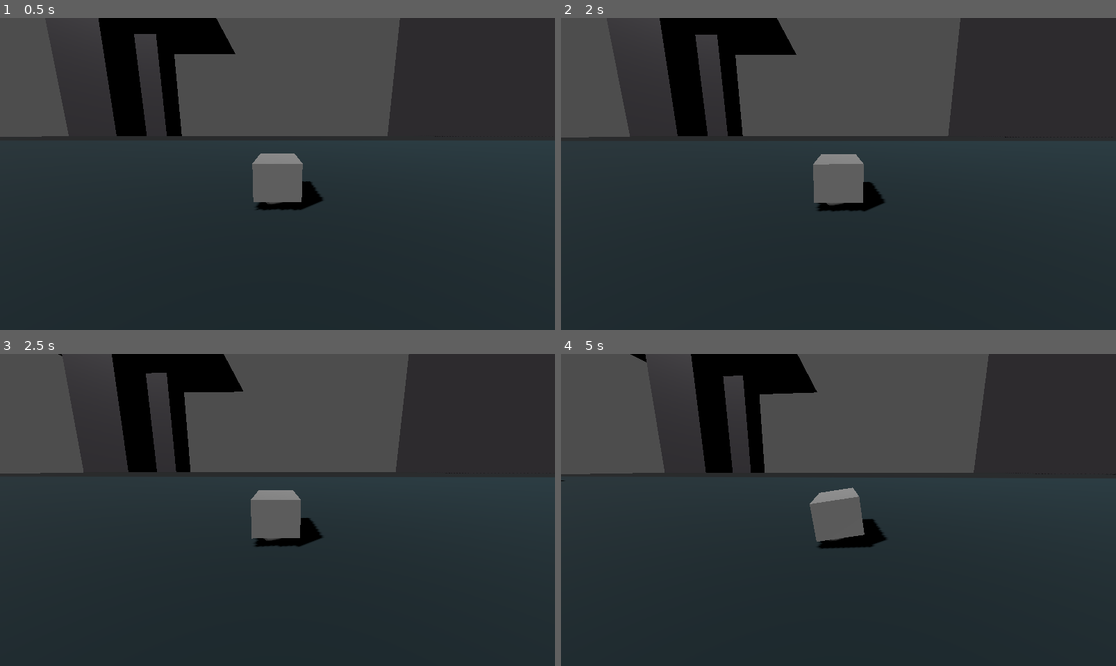
Above: before the commit, frames 1-4 (two rows, left to right).
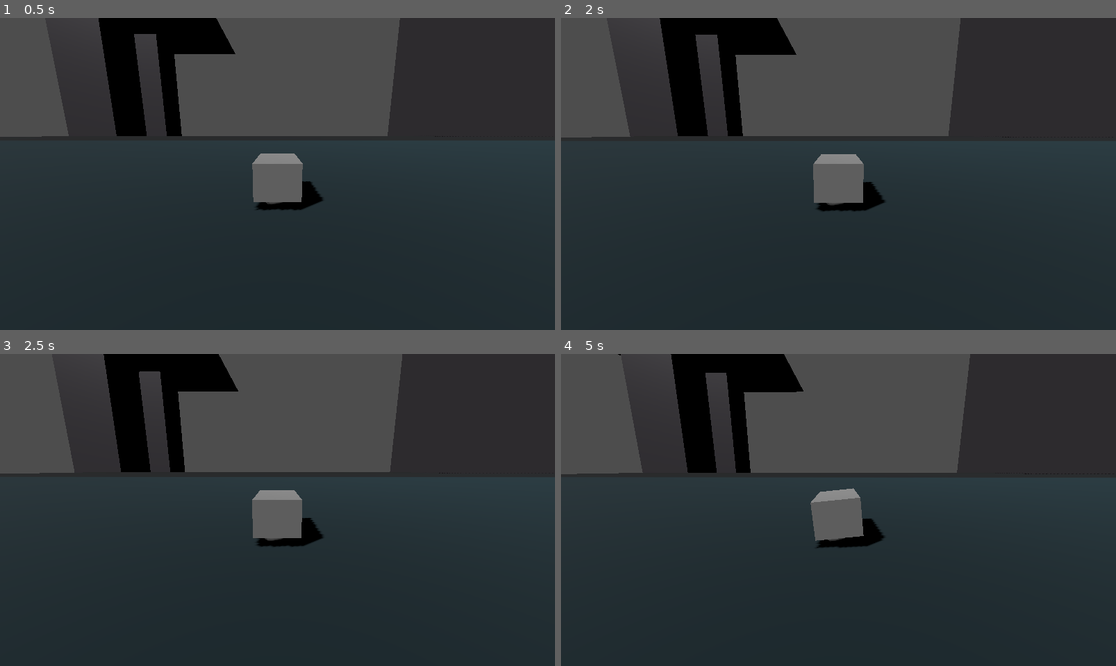
Above: after the commit, the same moments.

Repository: TaxiService/fcar
Game: Godot game, scene res://main.tscn
Two runs of this game, one before a commit and one after it. Both use one fixed random seed, a clock stepped at 60 frames per second and the inputs below. The engine's default icon, where the game draws it, is replaced by a stand-in: a white triangle on a blue panel in a dark square.
Inputs:
- Up to frame 1 (0.5 s): no input
- Up to frame 2 (2 s): hold D (strafe_right) 0.53-1.28 s; hold C (crouch) 0.53-1.28 s; tap Space (jump) at 0.77, 1.52 s; tap Enter at 1.25 s; hold S (backward) from 1.28 s (still down); tap C (crouch) at 1.35 s
- Up to frame 3 (2.5 s): release S (backward) at 2.03 s; hold D (strafe_right) from 2.03 s (still down); hold C (crouch) from 2.03 s (still down)
- Up to frame 4 (5 s): release D (strafe_right) at 2.78 s; release C (crouch) at 2.78 s; hold W (forward) 2.78-3.53 s; tap C (crouch) at 2.85, 4.35 s; tap Space (jump) at 3.02, 3.77, 4.52 s; hold C (crouch) 3.53-4.28 s; hold A (strafe_left) from 3.53 s (still down)

Frame 1 is identical in both runs. In frame 2, less than 0.1% of the frame differs, in the area x 5-81%, y 0-62%; in frame 3, 2.7%; in frame 4, 6.6%, in the area x 0-100%, y 0-63%.

Commit message:
Add height lock auto-refresh and configurable throttle power
Height lock improvements:
- Auto-refresh target every 1s if drifted more than threshold
- Prevents bouncing and altitude loss when hovering
- Only accepts new height when drift exceeds 0.8m (car height)

Throttle improvements:
- Exposed throttle_power parameter (default 2.0, was hardcoded 1.2)
- Significantly increased climb rate when height lock is off
- Tuned parameters: hover_thrust 3.0, roll_differential 0.35, height_lock_strength 0.8

🤖 Generated with [Claude Code](https://claude.com/claude-code)

Co-Authored-By: Claude Sonnet 4.5 <noreply@anthropic.com>

Diff:
--- a/FCar.gd
+++ b/FCar.gd
@@ -2,6 +2,7 @@
 
 var lock_height: bool = false
 var target_height: float
+var height_lock_refresh_timer: float = 0.0  # Time since last height lock refresh
 var is_stable: bool = true  # Tracks if car is stable enough for stabilizers/wheels
 var disabled_time_remaining: float = 0.0  # Time until stabilizers can re-enable
 var grace_period_remaining: float = 0.0  # Immunity period after recovery
@@ -17,13 +18,13 @@
 
 # Vectored thrust parameters
 @export_category("thrust")
-@export var hover_thrust: float = 2.5  # Thrust when NOT height-locked (slowly descends)
+@export var hover_thrust: float = 3.0  # Thrust when NOT height-locked (slowly descends)
 @export var heightlock_thrust: float = 5.0  # Thrust when height-locked (maintains altitude)
 @export var max_thrust: float = 10.0  # Maximum possible thrust per wheel
 @export var max_thrust_angle: float = 50.0  # Max thruster tilt from vertical (degrees)
 @export_category("tilt differential")
-@export var pitch_differential: float = 0.3  # 0=no tilt, 1=max tilt (front/back thrust difference)
-@export var roll_differential: float = 0.3   # 0=no tilt, 1=max tilt (left/right thrust difference)
+@export var pitch_differential: float = 0.5  # 0=no tilt, 1=max tilt (front/back thrust difference)
+@export var roll_differential: float = 0.35   # 0=no tilt, 1=max tilt (left/right thrust difference)
 @export_category("input smoothing")
 # Left stick (WASD) - how fast each axis responds
 @export var pitch_acceleration: float = 3.0  # How fast forward/back input ramps (higher = snappier)
@@ -35,11 +36,13 @@
 @export var yaw_thrust_angle: float = 30.0  # How much front/back thrusters tilt for yaw
 @export var max_angular_speed: float = 2.0  # Max rotation speed (rad/s) - prevents crazy spinning
 @export_category("height lock")
-@export var height_lock_strength: float = 0.5  # How aggressively height lock corrects
-@export var height_lock_dissipation: float = 2.0  # How fast thrust fades when disabled (seconds)
+@export var height_lock_strength: float = 0.8  # How aggressively height lock corrects
+@export var height_lock_dissipation: float = 0.5  # How fast thrust fades when disabled (seconds)
+@export var height_lock_refresh_threshold: float = 0.8  # Only refresh target if drifted this far (in meters)
+@export var throttle_power: float = 2.0  # How much Space/C multiply thrust (higher = faster climb/descent)
 @export_category("stabilizer")
 @export var stabilizer_strength: float = 25.0  # Reduced to allow natural tilting
-@export var max_tilt_for_stabilizer: float = 60.0  # Disable stabilizer beyond this tilt angle (degrees)
+@export var max_tilt_for_stabilizer: float = 45.0  # Disable stabilizer beyond this tilt angle (degrees)
 @export_category("unstable/disabled")
 @export var recovery_time: float = 1.5  # How long stabilizers stay disabled after exceeding tilt
 @export var grace_period: float = 3.0  # Immunity time after recovery - can't be disabled again
@@ -105,6 +108,21 @@
 			is_stable = true
 			thrust_power = move_toward(thrust_power, 1.0, delta / height_lock_dissipation)
 
+	# Height lock auto-refresh system
+	if lock_height:
+		# Count up the timer
+		height_lock_refresh_timer += delta
+		# Every 1 second, check if we've drifted significantly
+		if height_lock_refresh_timer >= 1.0:
+			var height_drift = abs(global_transform.origin.y - target_height)
+			# Only refresh target if we've drifted more than threshold (e.g., landed on platform)
+			if height_drift > height_lock_refresh_threshold:
+				target_height = global_transform.origin.y
+			height_lock_refresh_timer = 0.0  # Reset timer regardless
+	else:
+		# Height lock is off - reset timer
+		height_lock_refresh_timer = 0.0
+
 	# Only accept inputs if car is stable/operational
 	if is_stable:
 		# ===== READ RAW INPUT TARGETS =====
@@ -183,7 +201,7 @@
 		var input_roll: float = current_roll
 
 		# Throttle: scale to thrust multipliers
-		var throttle: float = current_throttle * 1.2  # Scale factor for thrust effect
+		var throttle: float = current_throttle * throttle_power
 
 		# Yaw: apply ease-in curve for smoother feel
 		var input_yaw: float = sign(current_yaw) * pow(abs(current_yaw), 1.5)
--- a/main.tscn
+++ b/main.tscn
@@ -222,16 +222,30 @@
 angular_damp = 1.0
 script = ExtResource("1_fr0kx")
 hover_thrust = 3.0
-heightlock_thrust = 4.5
+heightlock_thrust = 5.0
+max_thrust = 10.0
+max_thrust_angle = 50.0
 pitch_differential = 0.5
-roll_differential = 0.2
+roll_differential = 0.35
 pitch_acceleration = 3.0
 roll_acceleration = 3.0
 throttle_acceleration = 2.5
 yaw_acceleration = 0.8
+yaw_thrust_angle = 30.0
+max_angular_speed = 2.0
 height_lock_strength = 0.8
 height_lock_dissipation = 0.5
+height_lock_refresh_threshold = 0.8
+throttle_power = 2.0
+stabilizer_strength = 25.0
 max_tilt_for_stabilizer = 45.0
+recovery_time = 1.5
+grace_period = 3.0
+auto_flip_strength = 25.0
+stable_angular_damp = 1.8
+unstable_angular_damp = 0.8
+stable_linear_damp = 2.0
+unstable_linear_damp = 0.85
 
 [node name="CollisionShape3D" type="CollisionShape3D" parent="FCar"]
 shape = SubResource("BoxShape3D_eaf57")
